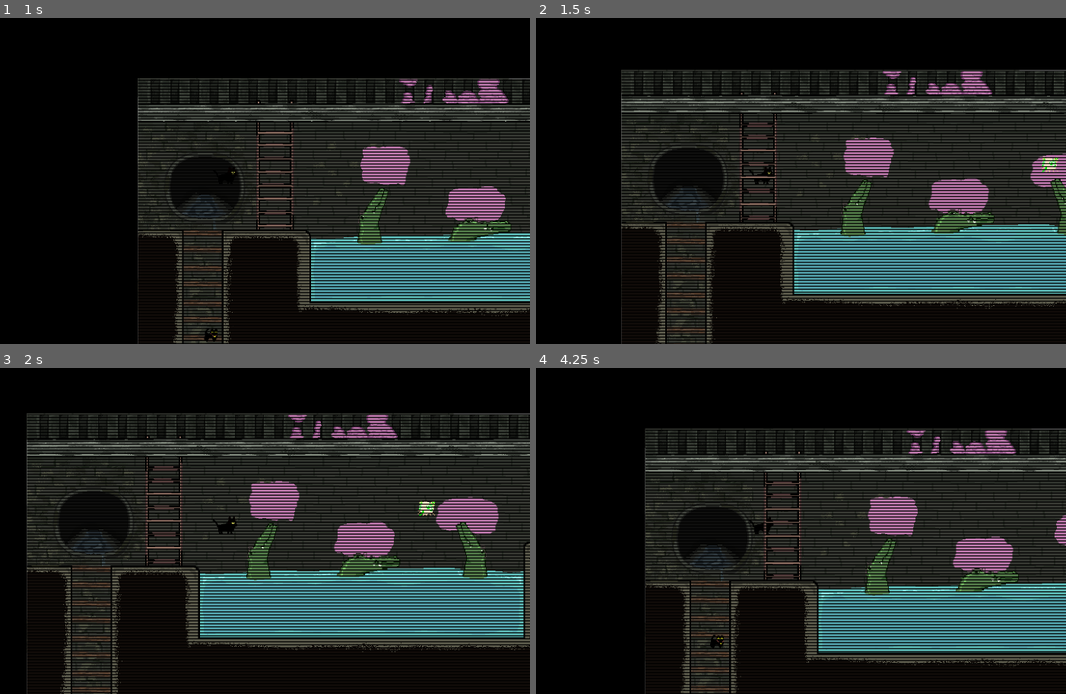
Above: before the commit, frames 1-4 (two rows, left to right).
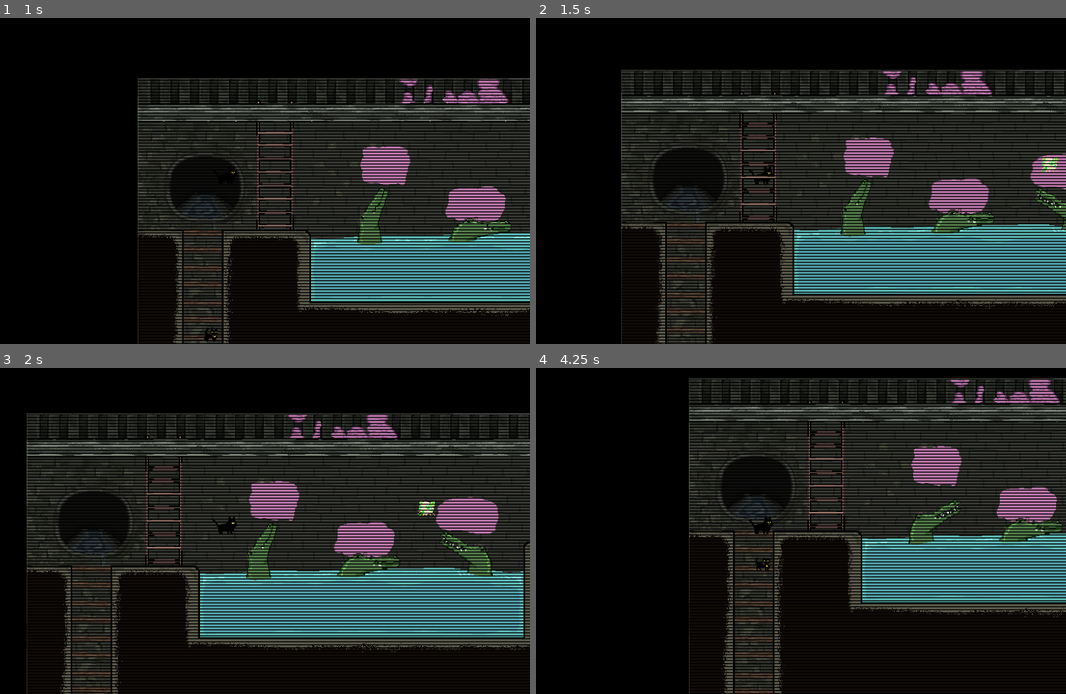
Above: after the commit, the same moments.

Repository: MstrMinecrafter/CSC486B-Prototype
Game: Godot game, scene res://root.tscn
Same seed, same stepped clock (60 frames per second), same inputs: the game is played once before the commit and once after it.
Inputs:
- Up to frame 1 (1 s): tap Enter (ui_accept) at 0.5, 0.77 s; hold Right (ui_right) from 0.53 s (still down)
- Up to frame 2 (1.5 s): keep holding Right (ui_right)
- Up to frame 3 (2 s): keep holding Right (ui_right); tap Enter (ui_accept) at 1.52 s
- Up to frame 4 (4.25 s): release Right (ui_right) at 2.03 s; hold Left (ui_left) 2.03-2.78 s; hold Right (ui_right) from 2.78 s (still down); tap Enter (ui_accept) at 3.02, 3.77 s

Frame 1 is identical in both runs. In frame 2, 0.3% of the frame differs, in the area x 93-100%, y 49-67%; in frame 3, 0.4%; in frame 4, 37%, in the area x 20-100%, y 3-100%.

Commit message:
p

Diff:
--- a/csc-486b-prototype/01_Source/crt.gdshader
+++ b/csc-486b-prototype/01_Source/crt.gdshader
@@ -7,7 +7,7 @@
 
 void fragment() {
 	vec3 col = vec3(0);
-	float crth = min(sin(SCREEN_UV.y * 720.0 + TIME * 2.0 + sin(TIME*78.)*.15) + 1.0, 1.1);
+	float crth = (min(sin(SCREEN_UV.y * 720.0 + TIME * 2.0 + sin(TIME*78.)*.15) + 1.0, 1.1)+0.0)/1.0;
 	vec4 screen_color = texture(screen_texture, SCREEN_UV);
 	col += screen_color.rgb * crth;
 
--- a/csc-486b-prototype/02_Levels/sewer.tscn
+++ b/csc-486b-prototype/02_Levels/sewer.tscn
@@ -132,10 +132,10 @@
 tracks/0/interp = 1
 tracks/0/loop_wrap = true
 tracks/0/keys = {
-"times": PackedFloat32Array(0.3),
-"transitions": PackedFloat32Array(1),
-"update": 1,
-"values": [2]
+"times": PackedFloat32Array(0),
+"transitions": PackedFloat32Array(1),
+"update": 1,
+"values": [1]
 }
 
 [sub_resource type="Animation" id="Animation_t32kp"]
@@ -189,10 +189,10 @@
 tracks/0/interp = 1
 tracks/0/loop_wrap = true
 tracks/0/keys = {
-"times": PackedFloat32Array(0, 0.3, 0.6, 0.90000004, 1.2, 1.5, 1.8000001, 2.1000001, 2.4, 2.7),
-"transitions": PackedFloat32Array(1, 1, 1, 1, 1, 1, 1, 1, 1, 1),
-"update": 1,
-"values": [0, 1, 2, 2, 2, 2, 3, 0, 0, 0]
+"times": PackedFloat32Array(0),
+"transitions": PackedFloat32Array(1),
+"update": 1,
+"values": [0]
 }
 
 [sub_resource type="Animation" id="Animation_7fffk"]
@@ -248,10 +248,10 @@
 tracks/0/interp = 1
 tracks/0/loop_wrap = true
 tracks/0/keys = {
-"times": PackedFloat32Array(0, 0.3, 0.6, 0.90000004, 1.2, 1.5, 1.8000001, 2.1000001, 2.4, 2.7),
-"transitions": PackedFloat32Array(1, 1, 1, 1, 1, 1, 1, 1, 1, 1),
-"update": 1,
-"values": [0, 1, 2, 2, 2, 2, 3, 0, 0, 0]
+"times": PackedFloat32Array(0),
+"transitions": PackedFloat32Array(1),
+"update": 1,
+"values": [2]
 }
 
 [sub_resource type="Animation" id="Animation_bf81g"]
@@ -454,7 +454,7 @@
 enemyType = "fly"
 
 [node name="croc3" type="Sprite2D" parent="Foreground/creatures" unique_id=1490144237]
-position = Vector2(755, 236)
+position = Vector2(764, 233.00002)
 scale = Vector2(-1.5, 1.5)
 texture = ExtResource("16_mcs3h")
 hframes = 4
--- a/csc-486b-prototype/03_Environment/croc_1.gd
+++ b/csc-486b-prototype/03_Environment/croc_1.gd
@@ -4,6 +4,8 @@
 # Called when the node enters the scene tree for the first time.
 func _ready() -> void:
 	$croc1.play("wait")
+	await $croc1.animation_finished
+	$croc1.play("idle")
 
 
 # Called every frame. 'delta' is the elapsed time since the previous frame.
--- a/csc-486b-prototype/03_Environment/croc_2.gd
+++ b/csc-486b-prototype/03_Environment/croc_2.gd
@@ -4,6 +4,8 @@
 # Called when the node enters the scene tree for the first time.
 func _ready() -> void:
 	$croc2.play("wait")
+	await $croc2.animation_finished
+	$croc2.play("idle")
 
 
 # Called every frame. 'delta' is the elapsed time since the previous frame.
--- a/csc-486b-prototype/04_Animals/player.gd
+++ b/csc-486b-prototype/04_Animals/player.gd
@@ -31,7 +31,7 @@
 	var overlapping_areas = wall_blend_area.get_overlapping_areas()
 	for overlapping_area in overlapping_areas:
 		var overlap_parent = overlapping_area.get_parent()
-		if overlap_parent is Ladder:
+		if overlap_parent is Ladder and not is_on_floor():
 			on_ladder = true
 		if overlap_parent is Wall and overlap_parent.colcheck == check:
 			blending_in = true
